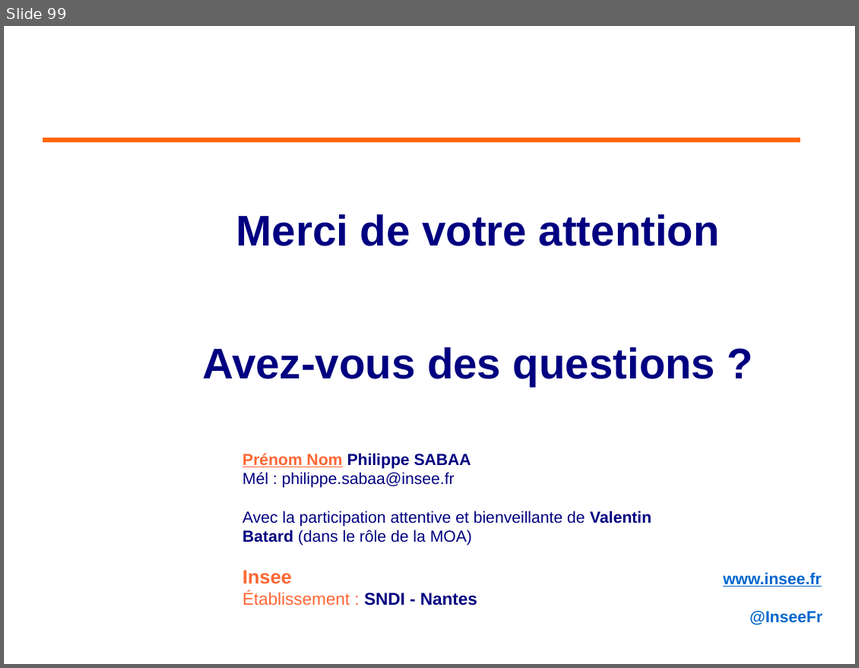
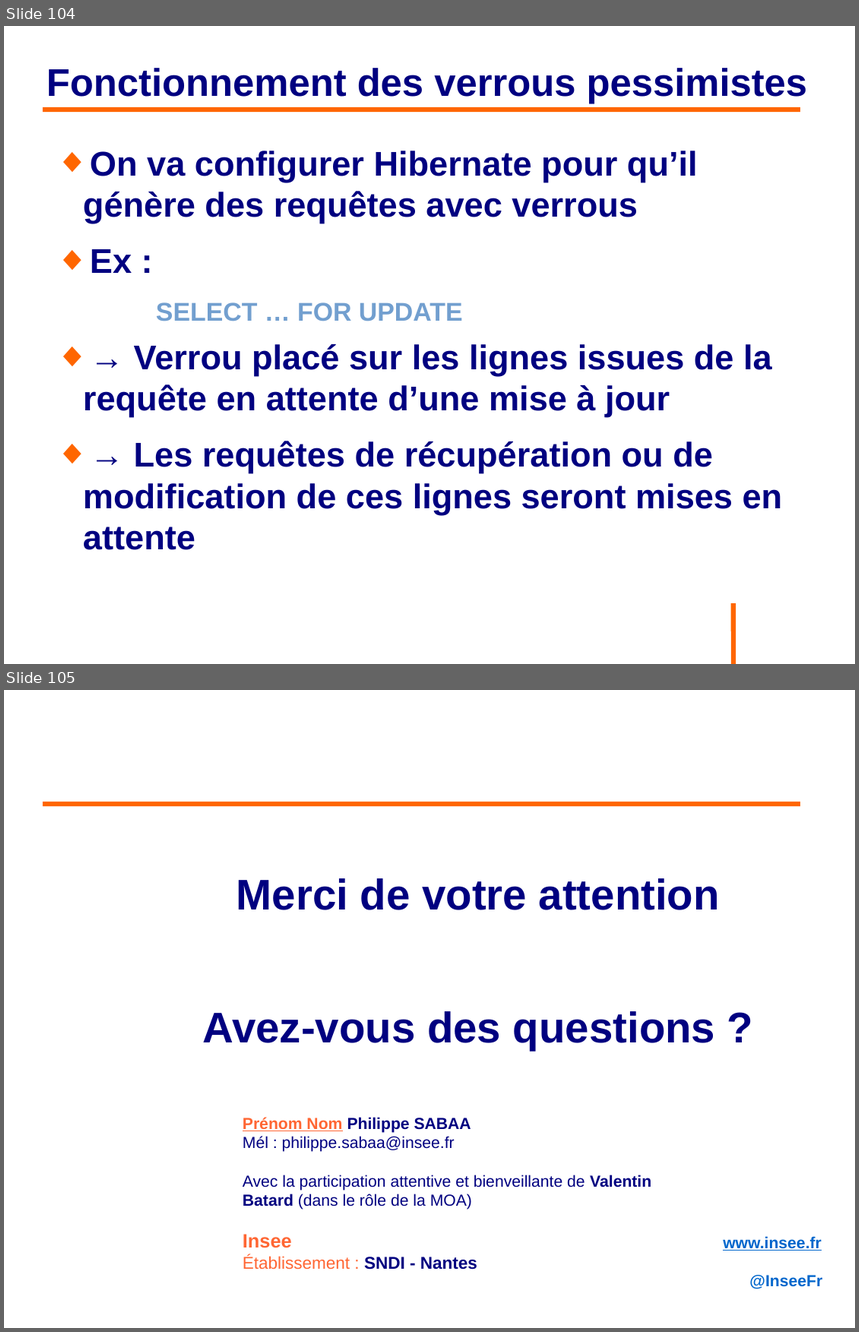
Before and after one commit to philphils/formation-hibernate-avancee, a slide deck: Documentation/diapo_formation_hibernate_avancee.odp. Shown one above the other, each under a label of ours: slide 99 before the commit, slides 104 and 105 after it. The pictures are 859x668 and 859x1332 pixels, drawn with LibreOffice and Linux fonts; fonts in the diff are those of the drawing; background and template pictures are left out. Boxes give left, top, right and bottom in pixels: in the first picture for what was removed or moved away, otherwise in the second. Text is boxed around its words. In the diff, an @@ line names an element or a change of style, - is before the commit and + after.

```diff
--- a/Documentation/diapo_formation_hibernate_avancee.odp
+++ b/Documentation/diapo_formation_hibernate_avancee.odp
@@ slide 104 added at box(4, 26, 855, 664), background #FFFFFF @@
@@ title added at box(47, 68, 808, 104), 36 pt, text #000080, bold @@
+Fonctionnement des verrous pessimistes
@@ line added from (43, 110) to (801, 110), #FF6600 4.54 pt @@
@@ text added at box(83, 151, 783, 550), 32 pt, text #000080, bold @@
+◆ On va configurer Hibernate pour qu’il génère des requêtes avec verrous
+◆ Ex :
+    SELECT … FOR UPDATE
+◆ → Verrou placé sur les lignes issues de la requête en attente d’une mise à jour
+◆ → Les requêtes de récupération ou de modification de ces lignes seront mises en attente
@@ line added from (734, 604) to (734, 664), #FF6600 4.54 pt @@
@@ what was slide 99 is now slide 105 @@
```
Also in this commit, not shown: 8 slides changed, 5 other slides added.
